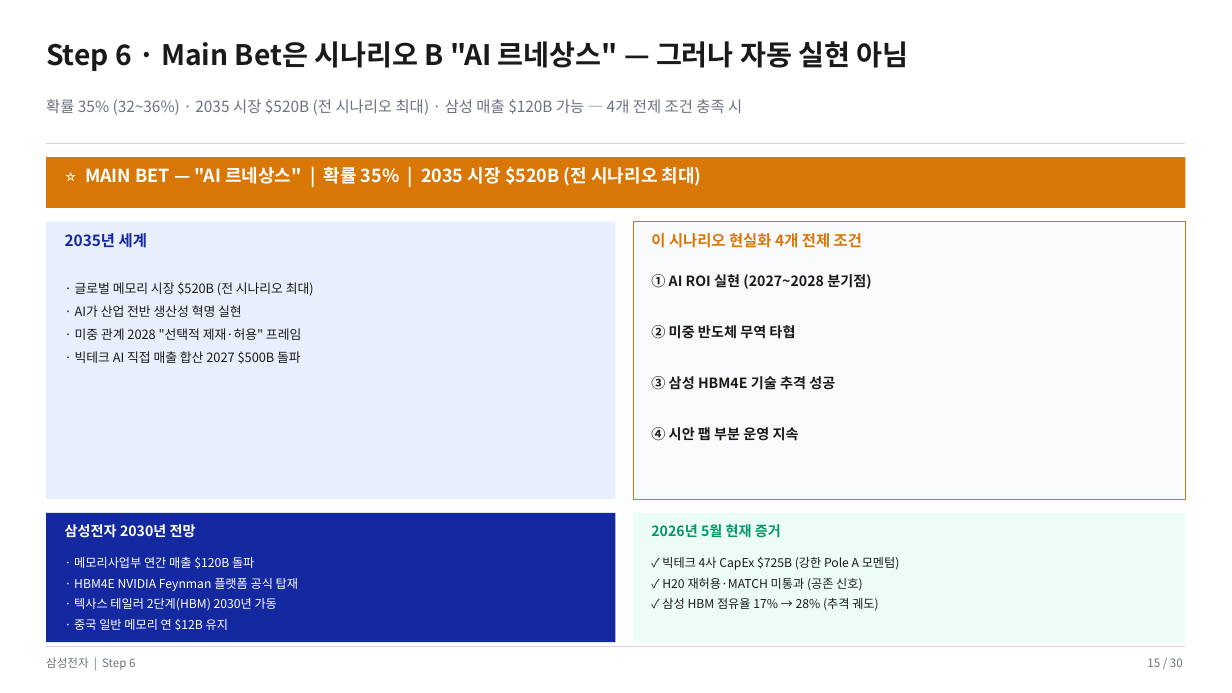
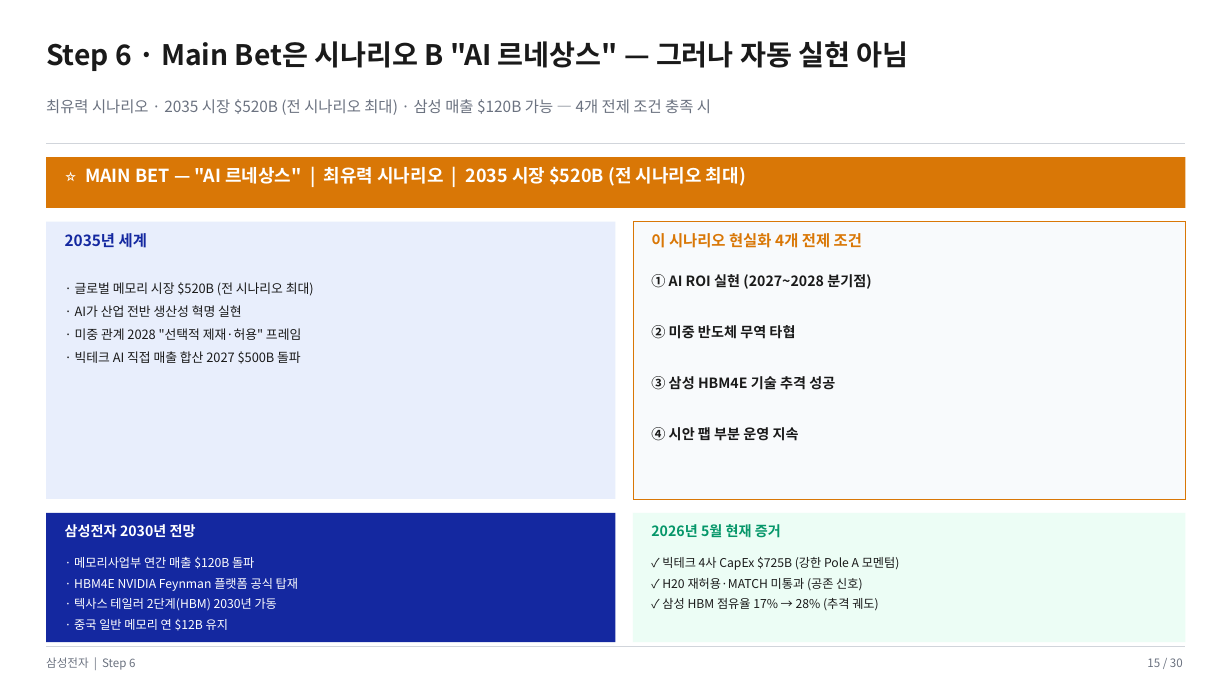
Before and after one commit to k31001/action-learning, a slide deck: slide 15 of outputs/presentation/samsung-memory-scenario-planning.pptx. Drawn at 1232x693 pixels with LibreOffice and Linux fonts; fonts in the diff are those of the drawing. Boxes give left, top, right and bottom in pixels: in the first picture for what was removed or moved away, otherwise in the second. Text is boxed around its words. In the diff, an @@ line names an element or a change of style, - is before the commit and + after.

```diff
--- a/outputs/presentation/samsung-memory-scenario-planning.pptx
+++ b/outputs/presentation/samsung-memory-scenario-planning.pptx
@@ text at (46,99,711,115): text changed @@
-확률 35% (32~36%) · 2035 시장 $520B (전 시나리오 최대) · 삼성 매출 $120B 가능 — 4개 전제 조건 충족 시
+최유력 시나리오 · 2035 시장 $520B (전 시나리오 최대) · 삼성 매출 $120B 가능 — 4개 전제 조건 충족 시
@@ text at (85,166,746,186): text changed @@
-⭐ MAIN BET — "AI 르네상스" | 확률 35% | 2035 시장 $520B (전 시나리오 최대)
+⭐ MAIN BET — "AI 르네상스" | 최유력 시나리오 | 2035 시장 $520B (전 시나리오 최대)
```
Also in this commit, not shown: 1 other slide changed, 34 other files.
